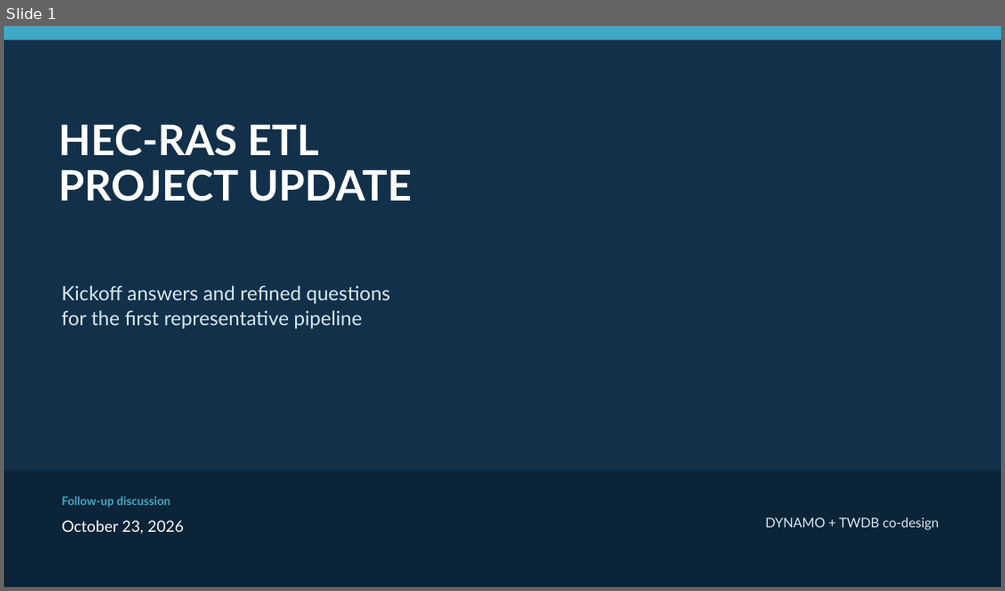
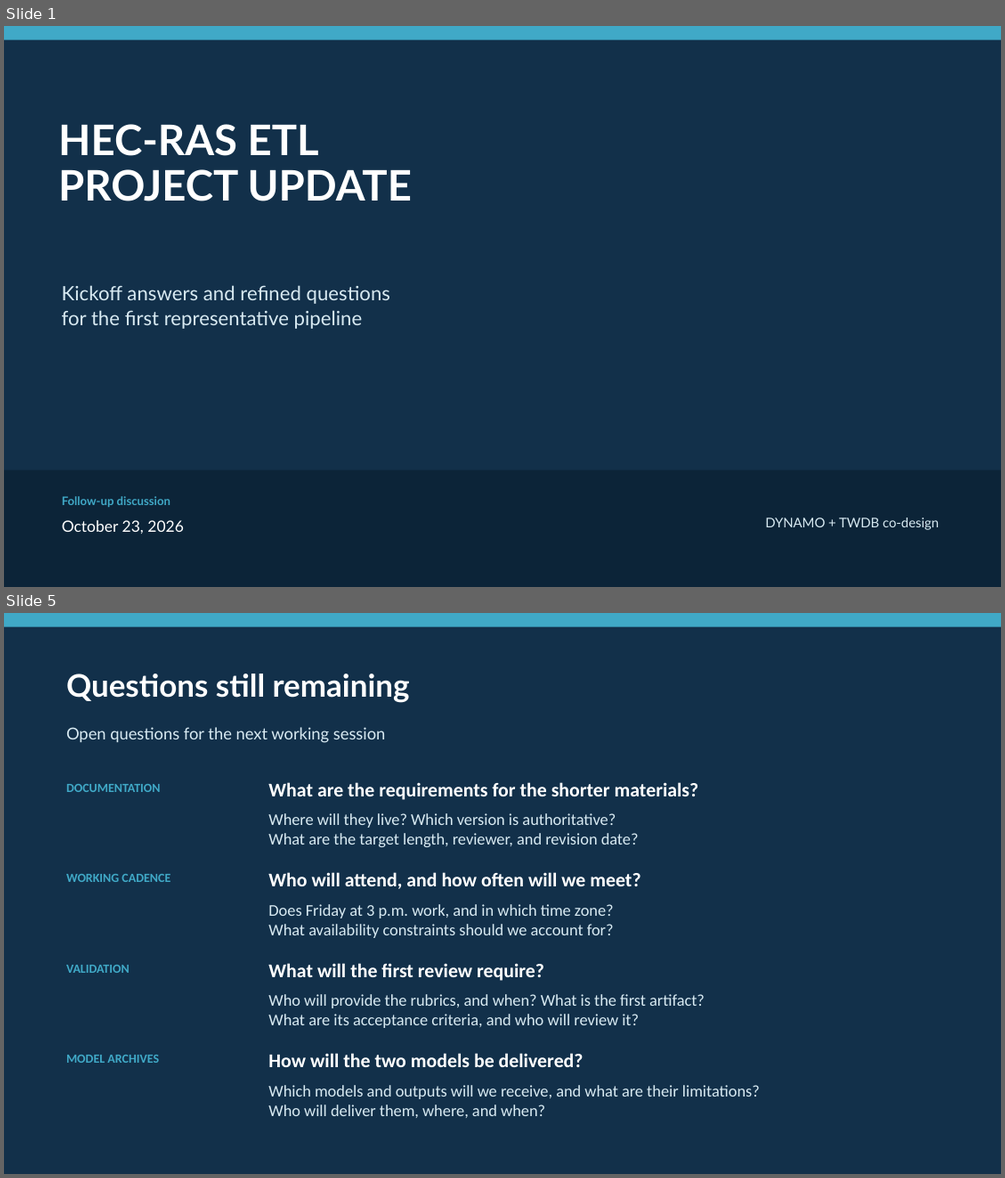
Before and after one commit to wmobley/twdb-flood-model-automation, a slide deck: project/presentations/updates-2026-10-23/TWDB-Updates-2026-10-23.pptx. Shown one above the other, each under a label of ours: slide 1 before the commit, slides 1 and 5 after it; the slides between them are not shown. The pictures are 1005x591 and 1005x1178 pixels, drawn with LibreOffice and Linux fonts; fonts in the diff are those of the drawing. Boxes give left, top, right and bottom in pixels: in the first picture for what was removed or moved away, otherwise in the second. Text is boxed around its words. In the diff, an @@ line names an element or a change of style, - is before the commit and + after.

```diff
--- a/project/presentations/updates-2026-10-23/TWDB-Updates-2026-10-23.pptx
+++ b/project/presentations/updates-2026-10-23/TWDB-Updates-2026-10-23.pptx
@@ slide 5 added at (x1=4, y1=613, x2=1001, y2=1174), background #12304A @@
@@ rectangle added at (x1=4, y1=613, x2=1001, y2=627), fill #40A9C7 @@
@@ text added at (x1=66, y1=674, x2=410, y2=703), 30 pt, text #FFFFFF, bold @@
+Questions still remaining
@@ text added at (x1=66, y1=727, x2=386, y2=743), 15.8 pt, text #D8EAF2 @@
+Open questions for the next working session
@@ text added at (x1=66, y1=784, x2=161, y2=792), 12 pt, text #40A9C7, bold @@
+DOCUMENTATION
@@ text added at (x1=268, y1=782, x2=699, y2=800), 18.8 pt, text #FFFFFF, bold @@
+What are the requirements for the shorter materials?
@@ text added at (x1=268, y1=813, x2=639, y2=847), 15.8 pt, text #D8EAF2 @@
+Where will they live? Which version is authoritative?
+What are the target length, reviewer, and revision date?
@@ text added at (x1=66, y1=874, x2=170, y2=882), 12 pt, text #40A9C7, bold @@
+WORKING CADENCE
@@ text added at (x1=268, y1=872, x2=640, y2=889), 18.8 pt, text #FFFFFF, bold @@
+Who will attend, and how often will we meet?
@@ text added at (x1=268, y1=904, x2=614, y2=938), 15.8 pt, text #D8EAF2 @@
+Does Friday at 3 p.m. work, and in which time zone?
+What availability constraints should we account for?
@@ text added at (x1=66, y1=965, x2=129, y2=973), 12 pt, text #40A9C7, bold @@
+VALIDATION
@@ text added at (x1=268, y1=963, x2=544, y2=981), 18.8 pt, text #FFFFFF, bold @@
+What will the first review require?
@@ text added at (x1=268, y1=994, x2=704, y2=1028), 15.8 pt, text #D8EAF2 @@
+Who will provide the rubrics, and when? What is the first artifact?
+What are its acceptance criteria, and who will review it?
@@ text added at (x1=66, y1=1054, x2=159, y2=1062), 12 pt, text #40A9C7, bold @@
+MODEL ARCHIVES
@@ text added at (x1=268, y1=1053, x2=583, y2=1067), 18.8 pt, text #FFFFFF, bold @@
+How will the two models be delivered?
@@ text added at (x1=268, y1=1085, x2=760, y2=1118), 15.8 pt, text #D8EAF2 @@
+Which models and outputs will we receive, and what are their limitations?
+Who will deliver them, where, and when?
```
Also in this commit, not shown: 1 slide changed, 2 other slides added, 5 slides removed, 4 other files.
